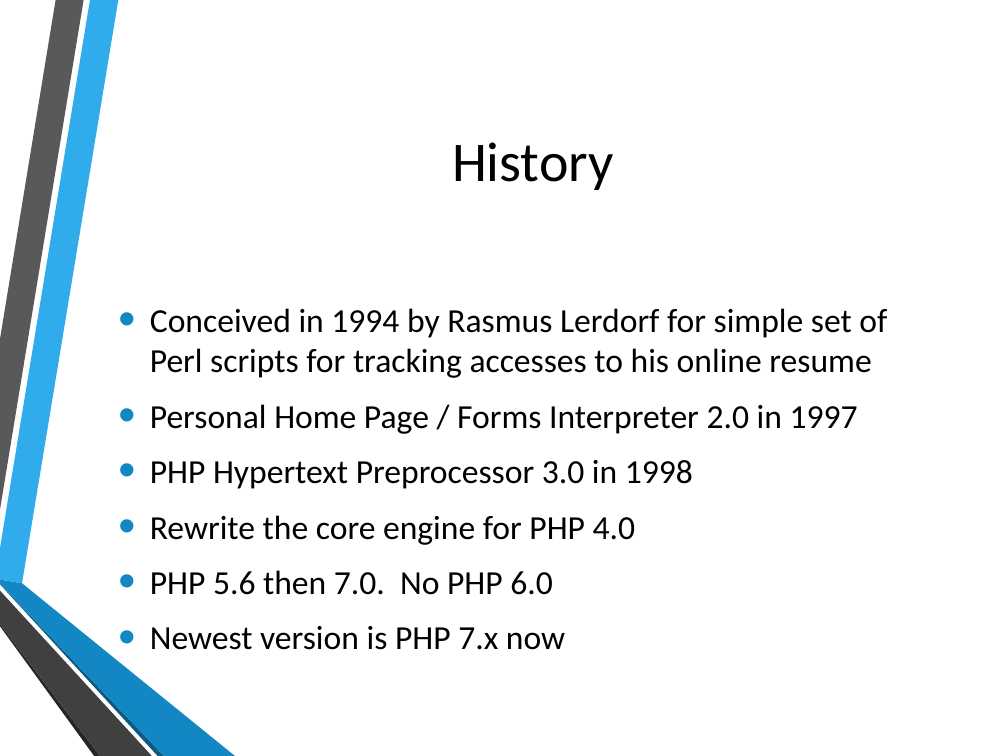
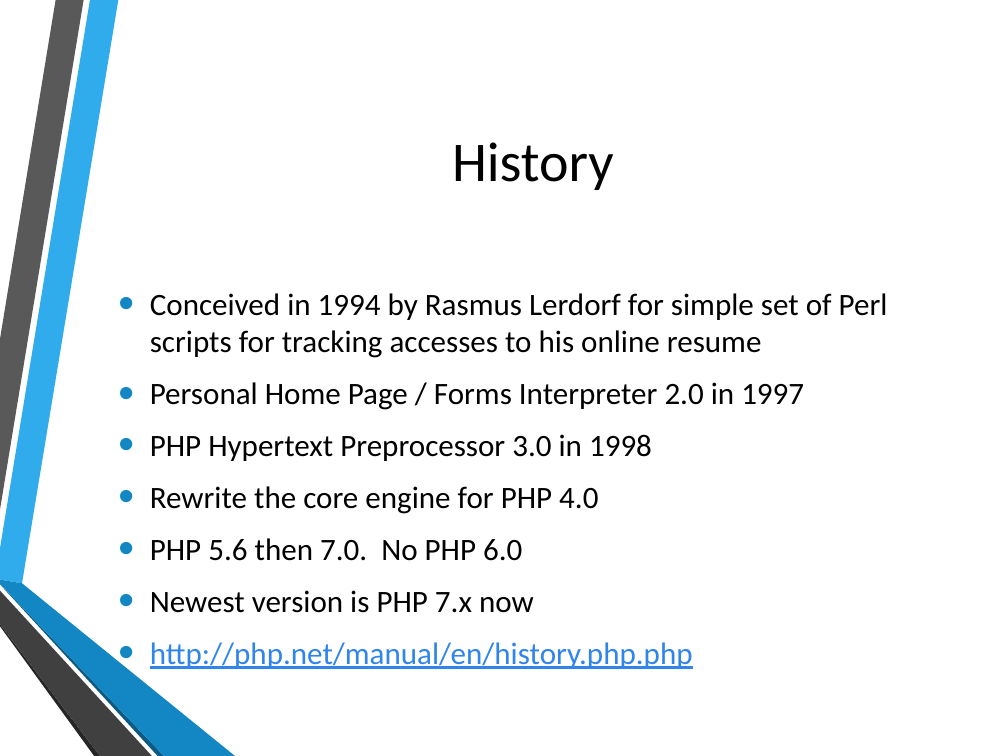
Before and after one commit to hatted/fevaworks-php, a slide deck: slide 8 of php-fw1/lesson1.pptx. Drawn at 1008x756 pixels with LibreOffice and Linux fonts; fonts in the diff are those of the drawing; background and template pictures are left out. Boxes give left, top, right and bottom in pixels: in the first picture for what was removed or moved away, otherwise in the second. Text is boxed around its words. In the diff, an @@ line names an element or a change of style, - is before the commit and + after.

Commit message:
history

```diff
--- a/php-fw1/lesson1.pptx
+++ b/php-fw1/lesson1.pptx
@@ text at (150,293,888,613): size 24 to 22.2 pt in "Conceived in 1994 by Rasmus Lerdorf for ...", "Personal Home Page / Forms Interpreter 2.0 ...", "PHP Hypertext Preprocessor 3.0 in 1998", "Rewrite the core engine for PHP 4.0" and 2 more places @@
@@ text at (150,642,693,669): paragraph added @@
+• http://php.net/manual/en/history.php.php
```
Also in this commit, not shown: 15 other files.
